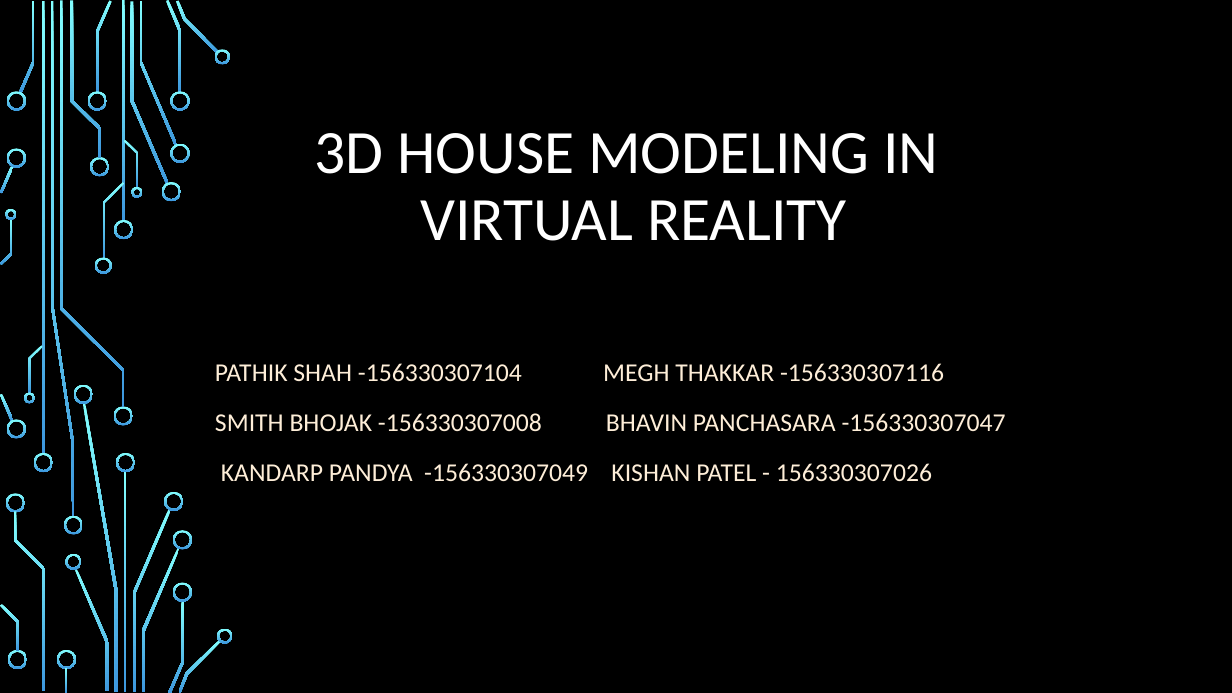
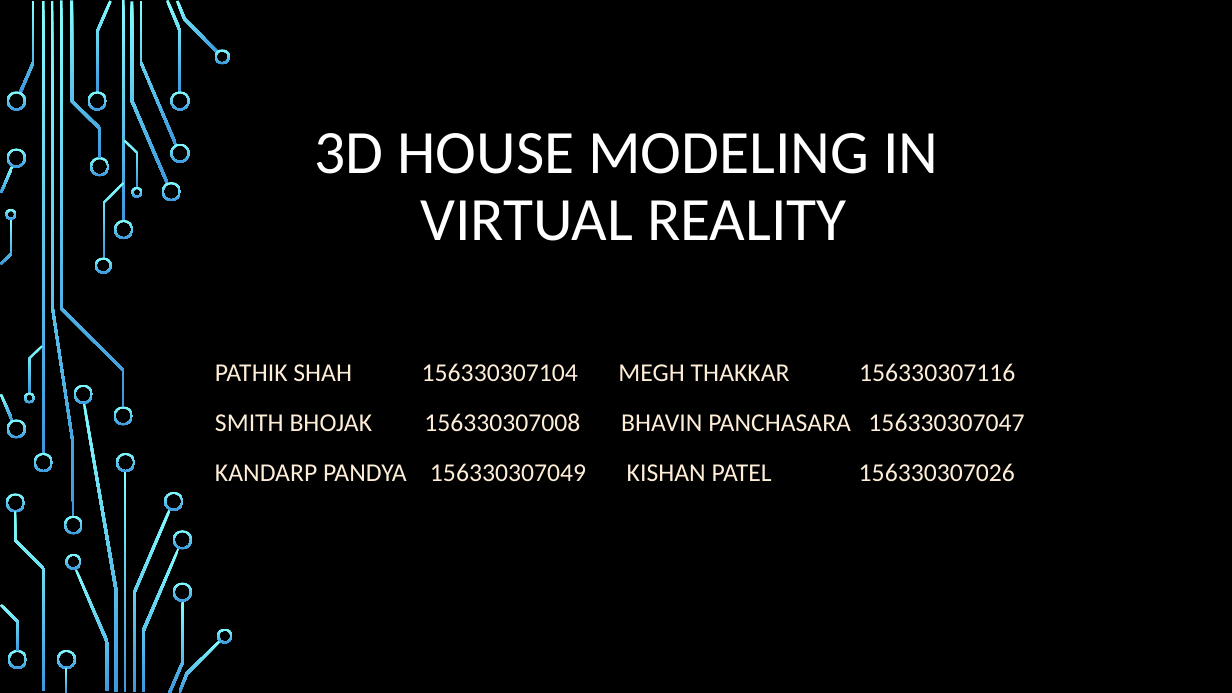
Before and after one commit to VIRTUALD3SIGN/VR, a slide deck: slide 1 of presentation_v02.pptx. Drawn at 1232x693 pixels with LibreOffice and Linux fonts; fonts in the diff are those of the drawing; background and template pictures are left out. Boxes give left, top, right and bottom in pixels: in the first picture for what was removed or moved away, otherwise in the second. Text is boxed around its words. In the diff, an @@ line names an element or a change of style, - is before the commit and + after.

```diff
--- a/presentation_v02.pptx
+++ b/presentation_v02.pptx
@@ subtitle at bbox=[215, 363, 1024, 482]: text changed @@
-PATHIK SHAH -156330307104 MEGH THAKKAR -156330307116
-SMITH BHOJAK -156330307008 BHAVIN PANCHASARA -156330307047
-KANDARP PANDYA -156330307049 KISHAN PATEL - 156330307026
+PATHIK SHAH 156330307104 MEGH THAKKAR 156330307116
+SMITH BHOJAK 156330307008 BHAVIN PANCHASARA 156330307047
+KANDARP PANDYA 156330307049 KISHAN PATEL 156330307026
```
Also in this commit, not shown: 3 other slides changed.
